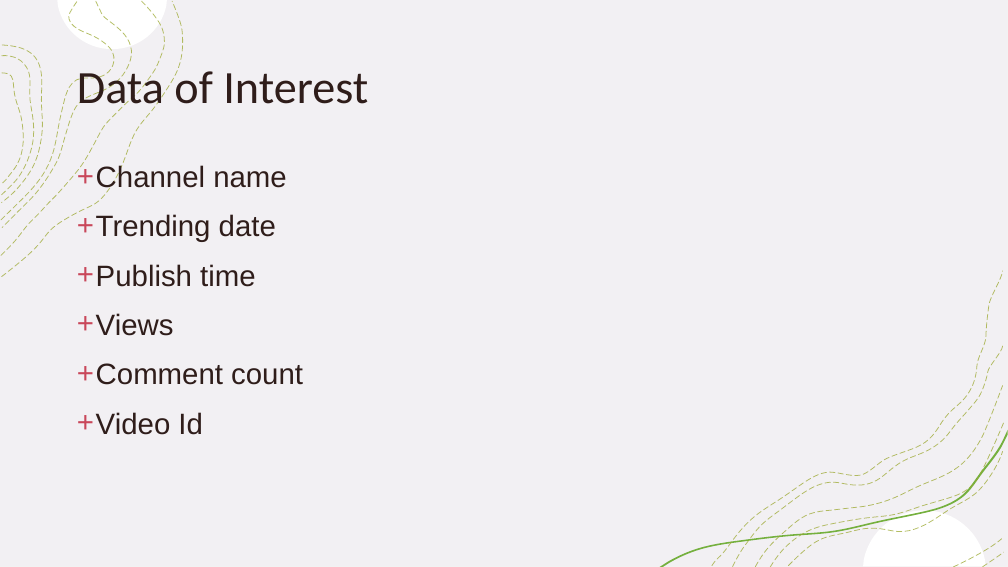
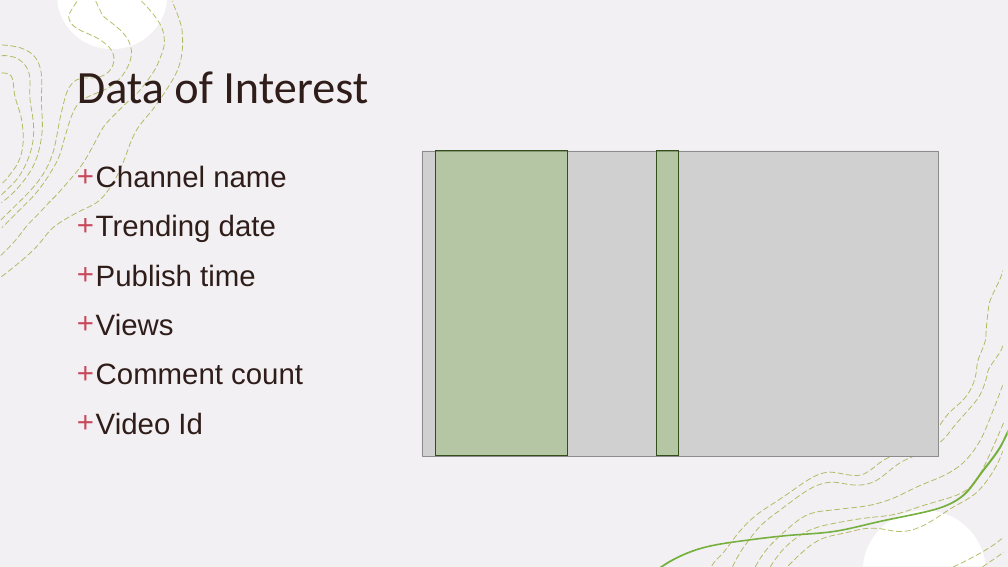
Before and after one commit to tralinde/tralinde_EDA_group_presentation, a slide deck: slide 4 of ppt/Youtube Analytics from 2011 in the U.pptx. Drawn at 1008x567 pixels with LibreOffice and Linux fonts; fonts in the diff are those of the drawing; grey boxes stand for pictures. Boxes give left, top, right and bottom in pixels: in the first picture for what was removed or moved away, otherwise in the second. Text is boxed around its words. In the diff, an @@ line names an element or a change of style, - is before the commit and + after.

```diff
--- a/ppt/Youtube Analytics from 2011 in the U.pptx
+++ b/ppt/Youtube Analytics from 2011 in the U.pptx
@@ picture added at bbox=[422, 151, 938, 456] @@
@@ rectangle added at bbox=[436, 151, 568, 456], fill #75B03E at 30% opacity, outline #334D1B 1 pt @@
@@ rectangle added at bbox=[656, 151, 678, 456], fill #75B03E at 30% opacity, outline #334D1B 1 pt @@
```
Also in this commit, not shown: 2 other slides changed.
